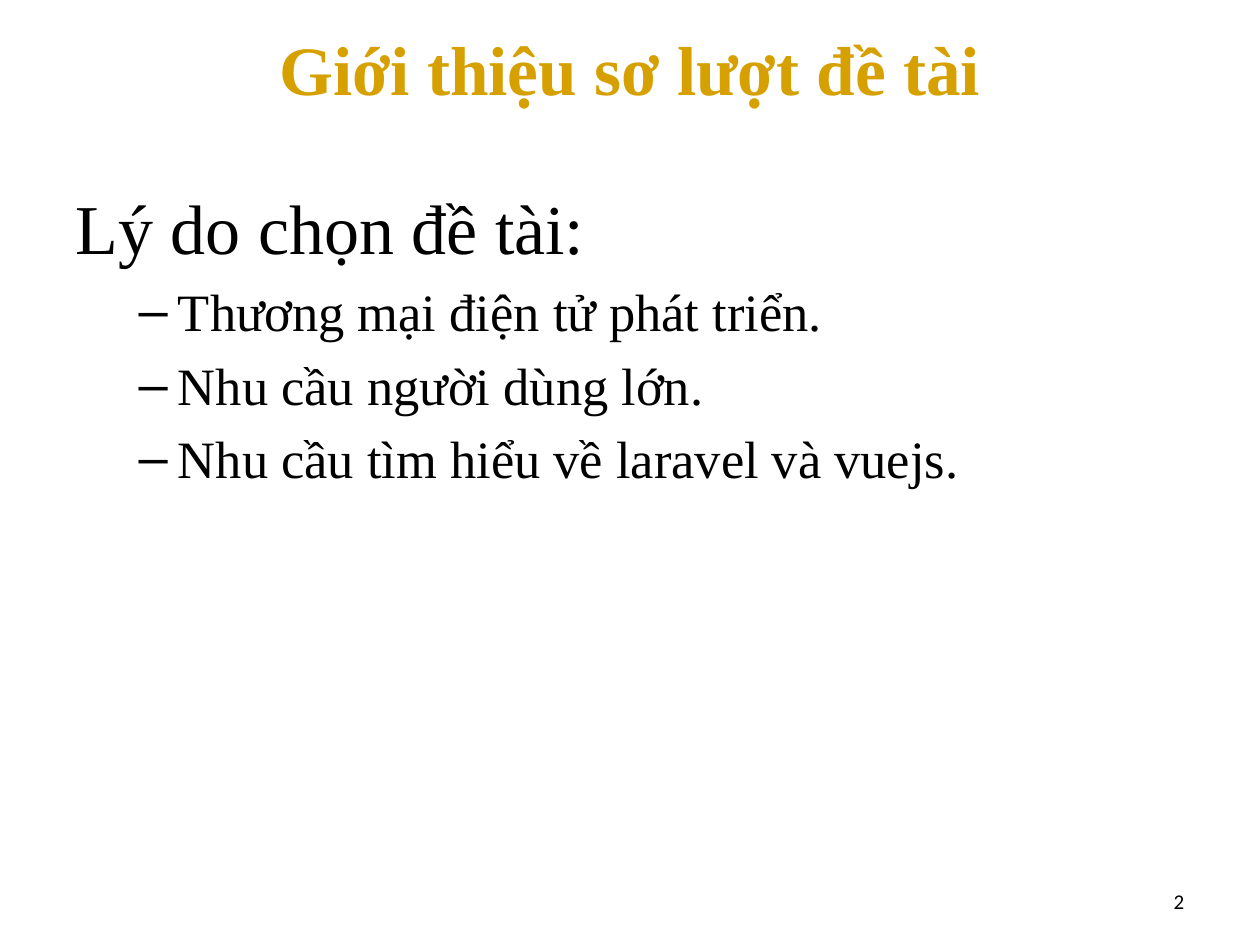
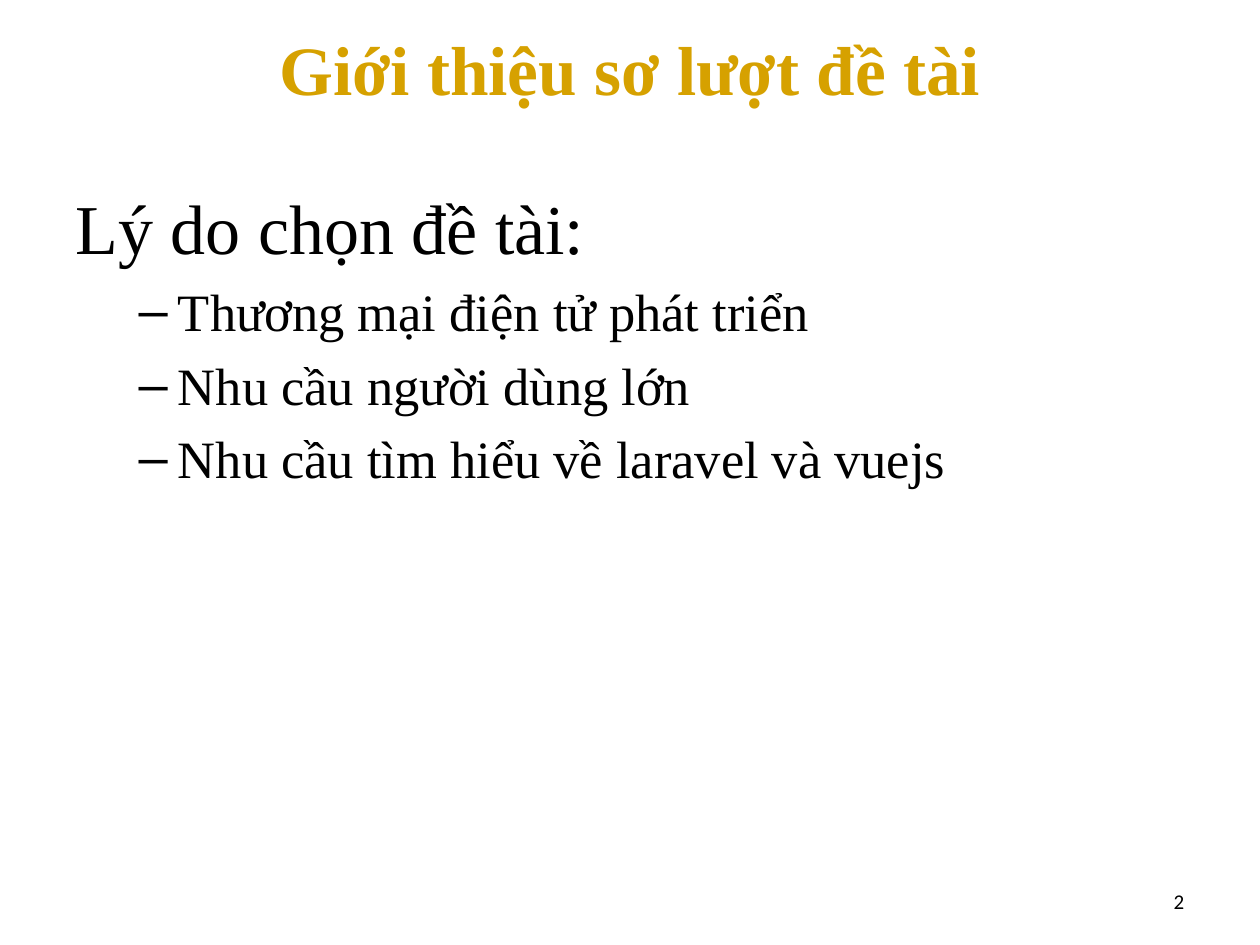
Before and after one commit to anhempk1250/TLCN-CuaHangTinHoc, a slide deck: slide 3 of TLCN.pptx. Drawn at 1260x945 pixels with LibreOffice and Linux fonts; fonts in the diff are those of the drawing; background and template pictures are left out. Boxes give left, top, right and bottom in pixels: in the first picture for what was removed or moved away, otherwise in the second. Text is boxed around its words. In the diff, an @@ line names an element or a change of style, - is before the commit and + after.

```diff
--- a/TLCN.pptx
+++ b/TLCN.pptx
@@ text at <box>178,293,946,489</box>: text changed @@
-  – Thương mại điện tử phát triển.
-  – Nhu cầu người dùng lớn.
-  – Nhu cầu tìm hiểu về laravel và vuejs.
+  – Thương mại điện tử phát triển
+  – Nhu cầu người dùng lớn
+  – Nhu cầu tìm hiểu về laravel và vuejs
```
Also in this commit, not shown: 6 other slides changed, 8 other files.
